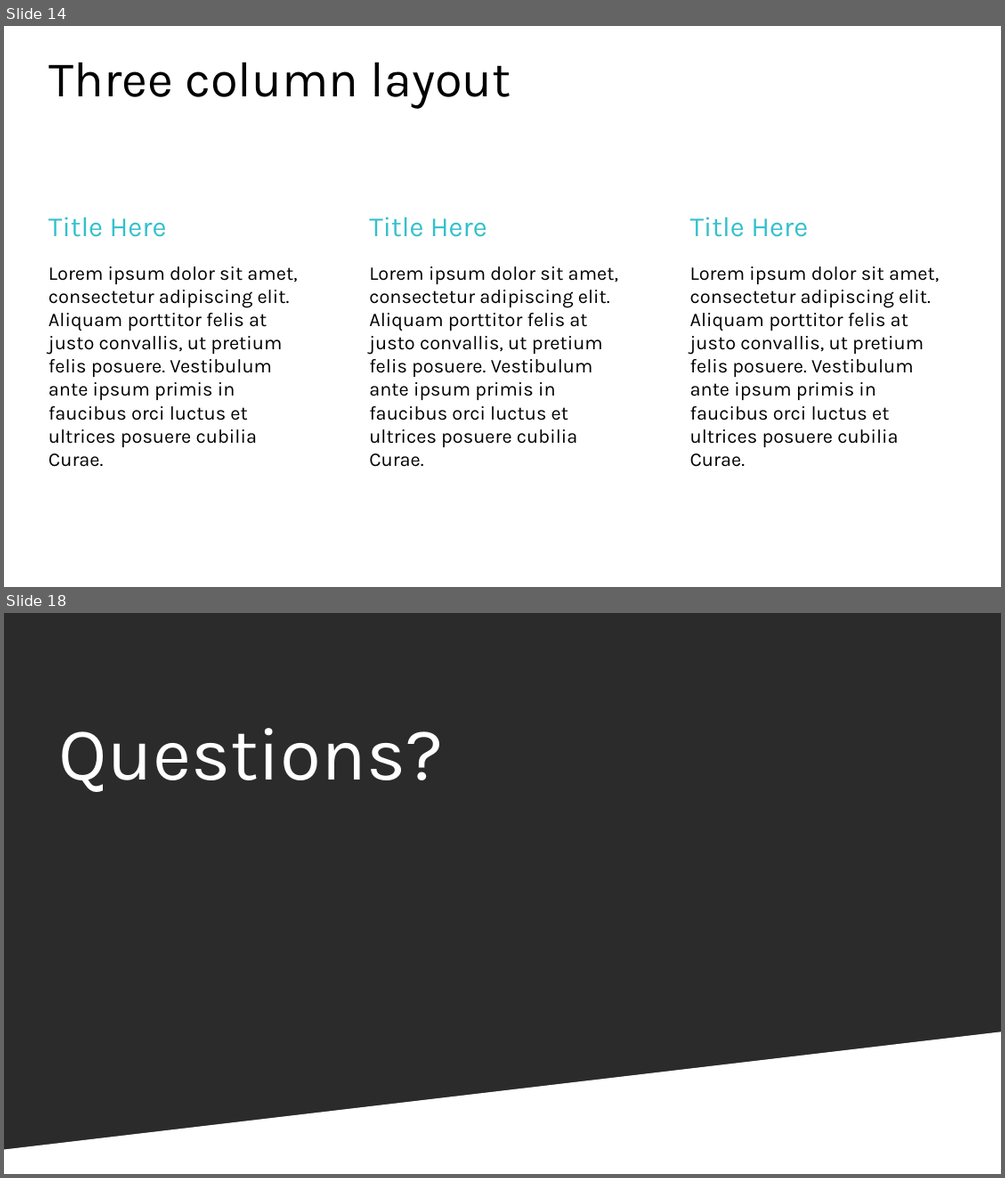
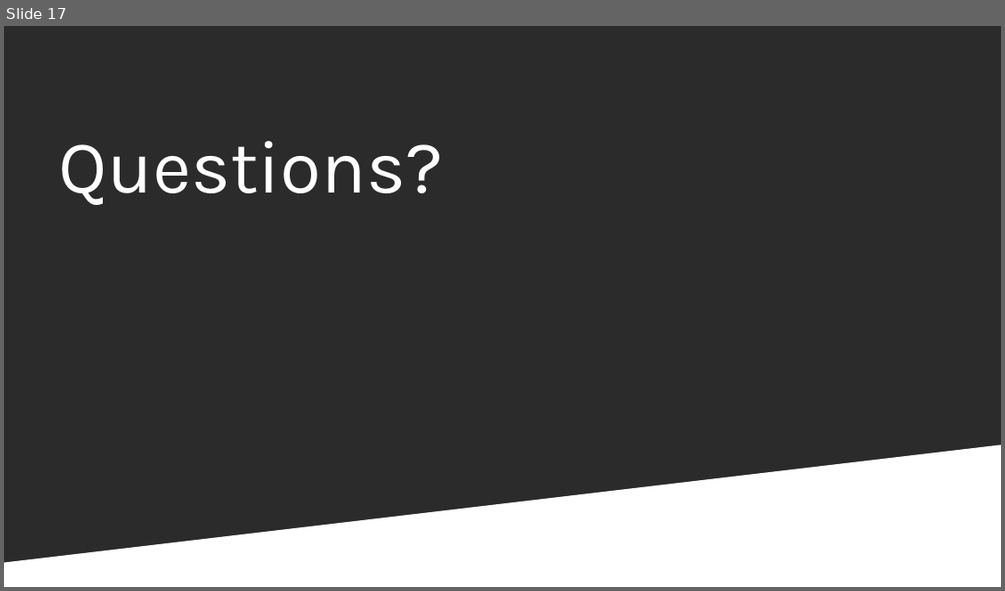
Before and after one commit to sidneyocirqueira/azure-synapse-analytics, a slide deck: PPTs/PASS_Marathon_Portuguese_AzureSynapseAnalytics.pptx. Shown one above the other, each under a label of ours: slides 14 and 18 before the commit, slide 17 after it; the slides between them are not shown. The pictures are 1005x1178 and 1005x591 pixels, drawn with LibreOffice and Linux fonts; fonts in the diff are those of the drawing; background and template pictures are left out; a plain dark background stands for a picture behind light text. Boxes give left, top, right and bottom in pixels: in the first picture for what was removed or moved away, otherwise in the second. Text is boxed around its words. In the diff, an @@ line names an element or a change of style, - is before the commit and + after.

```diff
--- a/PPTs/PASS_Marathon_Portuguese_AzureSynapseAnalytics.pptx
+++ b/PPTs/PASS_Marathon_Portuguese_AzureSynapseAnalytics.pptx
@@ slide 14 removed at bbox=[4, 26, 1001, 587], background #FFFFFF @@
@@ title removed at bbox=[49, 62, 511, 109] @@
-Three column layout
@@ text removed at bbox=[48, 216, 167, 237] @@
-Title Here
@@ text removed at bbox=[369, 216, 487, 237] @@
-Title Here
@@ text removed at bbox=[690, 216, 808, 237] @@
-Title Here
@@ text removed at bbox=[48, 266, 297, 467] @@
-Lorem ipsum dolor sit amet, consectetur adipiscing elit. Aliquam porttitor felis at justo convallis, ut pretium felis posuere. Vestibulum ante ipsum primis in faucibus orci luctus et ultrices posuere cubilia Curae.
@@ text removed at bbox=[369, 266, 618, 467] @@
-Lorem ipsum dolor sit amet, consectetur adipiscing elit. Aliquam porttitor felis at justo convallis, ut pretium felis posuere. Vestibulum ante ipsum primis in faucibus orci luctus et ultrices posuere cubilia Curae.
@@ text removed at bbox=[690, 266, 938, 467] @@
-Lorem ipsum dolor sit amet, consectetur adipiscing elit. Aliquam porttitor felis at justo convallis, ut pretium felis posuere. Vestibulum ante ipsum primis in faucibus orci luctus et ultrices posuere cubilia Curae.
@@ what was slide 18 is now slide 17 @@
```
Also in this commit, not shown: 3 slides changed, 3 slides added, 3 other slides removed.
